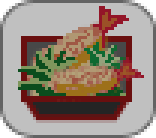
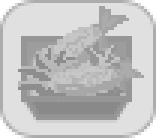
Revision of a layered 156x138 image; what changed, layer by layer:
pixels changed over [0, 0, 156, 138] (layer not identified)
